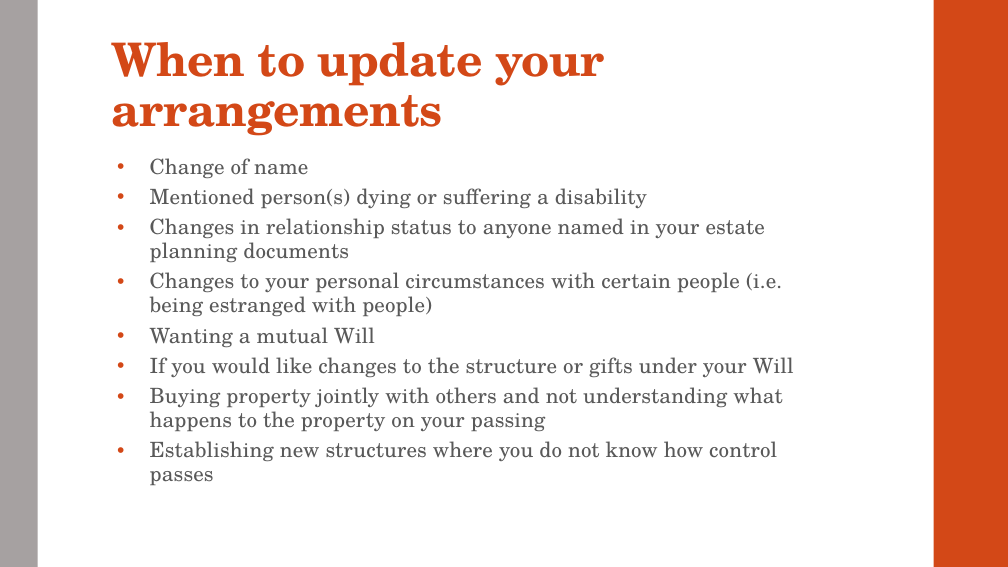
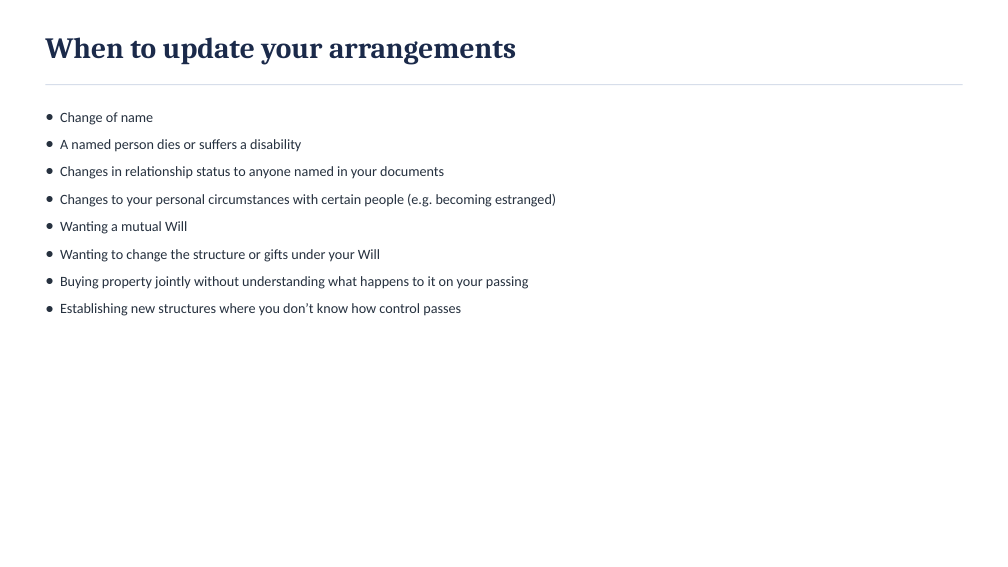
Before and after one commit to dariuschats/dariuschats.github.io, a slide deck: slide 33 of downloadables/other/Estate planning/Estate Planning Meeting Slides.pptx (slide 55 before the commit). Drawn at 1008x567 pixels with LibreOffice and Linux fonts; fonts in the diff are those of the drawing. Boxes give left, top, right and bottom in pixels: in the first picture for what was removed or moved away, otherwise in the second. Text is boxed around its words. In the diff, an @@ line names an element or a change of style, - is before the commit and + after.

Commit message:
updated estate planning slides

```diff
--- a/downloadables/other/Estate planning/Estate Planning Meeting Slides.pptx
+++ b/downloadables/other/Estate planning/Estate Planning Meeting Slides.pptx
@@ rectangle removed at <box>0,0,38,567</box> @@
@@ text "When to update your arrangements": place and size @@
-text "When to update your arrangements" at <box>112,42,604,136</box>
+text "When to update your arrangements" at <box>45,37,516,65</box>
@@ text "When to update your arrangements" at <box>45,37,516,65</box>: size 44 to 28 pt, font TeX Gyre Schola to Cambria, text colour #D34817 to #1B2A4A, letter spacing -0.5 to 0 pt; line spacing 0.9 to 1; vertical alignment bottom to top @@
@@ rectangle removed at <box>934,0,1008,567</box> @@
@@ line added from (45, 85) to (963, 85), #D7DEEA 1 pt @@
@@ text "Change of name": place and size @@
-text "Change of name" at <box>150,158,794,485</box>
+text "Change of name" at <box>60,112,556,316</box>
@@ text at <box>60,112,187,234</box>: size 20 to 13.5 pt, font TeX Gyre Schola to Calibri, text colour #595959 to #26313F, letter spacing 0.1 to 0 pt in "Change of name", "Wanting a mutual Will"; bullet • to ●; line spacing 0.95 to 1.12; more space between paragraphs @@
@@ text at <box>60,139,556,207</box>: text changed; size 20 to 13.5 pt; font TeX Gyre Schola to Calibri; text colour #595959 to #26313F @@
-• Mentioned person(s) dying or suffering a disability
-• Changes in relationship status to anyone named in your estate planning documents
-• Changes to your personal circumstances with certain people (i.e. being estranged with people)
+● A named person dies or suffers a disability
+● Changes in relationship status to anyone named in your documents
+● Changes to your personal circumstances with certain people (e.g. becoming estranged)
@@ text at <box>60,249,529,316</box>: text changed; size 20 to 13.5 pt; font TeX Gyre Schola to Calibri; text colour #595959 to #26313F @@
-• If you would like changes to the structure or gifts under your Will
-• Buying property jointly with others and not understanding what happens to the property on your passing
-• Establishing new structures where you do not know how control passes
+● Wanting to change the structure or gifts under your Will
+● Buying property jointly without understanding what happens to it on your passing
+● Establishing new structures where you don’t know how control passes
```
Also in this commit, not shown: 29 other slides changed, 5 slides added, 27 slides removed, 1 other file.
